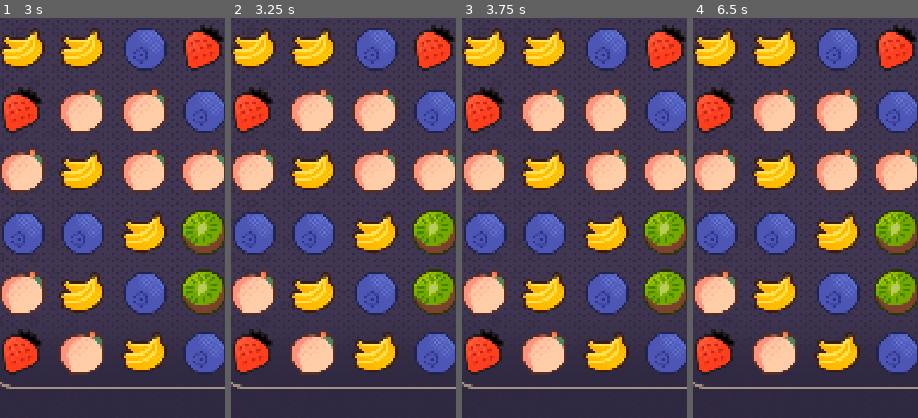
Above: before the commit, frames 1-4 (left to right).
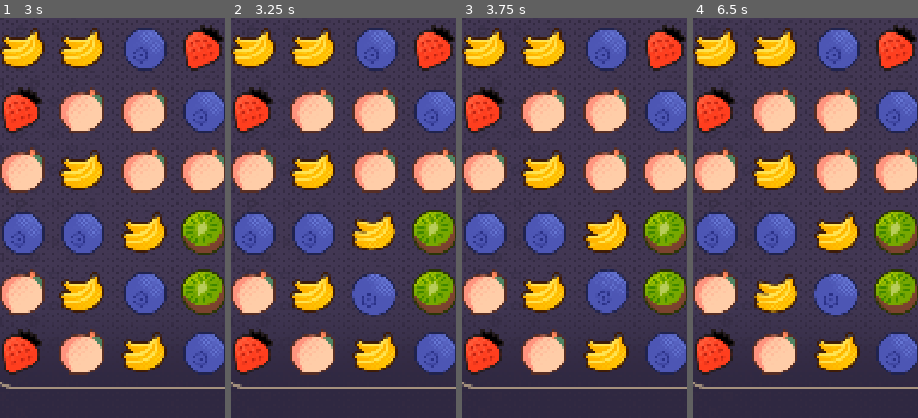
Above: after the commit, the same moments.

Repository: kakachaDev/origami-battle-godot
Game: Godot game, scene res://Assets/Scenes/game.tscn
Same seed, same stepped clock (60 frames per second), same inputs: the game is played once before the commit and once after it.
Inputs (mouse positions are % of the whole screen's width and height, from its top left):
- Up to frame 1 (3 s): click "Правила" at 0.5 s; click "Подробности" at 1.25 s; click (10, 34) at 2.02 s; click "Правила" at 2.75 s
- Up to frame 2 (3.25 s): no input
- Up to frame 3 (3.75 s): click "Подробности" at 3.5 s
- Up to frame 4 (6.5 s): click (10, 34) at 4.27 s; click "Правила" at 5 s; click "Подробности" at 5.75 s
The pictures show only the part of the screen within x 4-54%, y 50-100%; the shares and areas given below are measured in that part.

Frame 1 is identical in both runs. In frame 2, 1.3% of the frame differs, in the area x 53-75%, y 48-75%; in frame 3, 0.9%; in frame 4, 1.4%, in the area x 26-75%, y 63-75%.

Commit message:
Add hint wobble animation for valid swaps during player's turn
Two gems of a random valid match-swap gently rock back and forth after 1.5s
of inactivity; cycles to a new random hint every 3s. Hints clear instantly
when the board is busy or it's the bot's turn.

Co-Authored-By: Claude Sonnet 4.6 <noreply@anthropic.com>

Diff:
--- a/Assets/Scripts/GameBoard.gd
+++ b/Assets/Scripts/GameBoard.gd
@@ -36,6 +36,11 @@
 
 var _event_queue: Array = []
 var _move_match_count: int = 0
+
+var _hint_tweens: Dictionary = {}
+var _hint_timer: float = 1.5
+const _HINT_DELAY := 1.5
+const _HINT_INTERVAL := 3.0
 
 var _skill_targeting := false
 var _pending_skill_effect: SkillEffect = null
@@ -110,6 +115,16 @@
 	add_child(_animator)
 	mouse_filter = MOUSE_FILTER_STOP
 	_build_cells()
+
+func _process(delta: float) -> void:
+	if _current_player != 0 or is_busy:
+		_hints_clear()
+		_hint_timer = _HINT_DELAY
+		return
+	_hint_timer -= delta
+	if _hint_timer <= 0.0:
+		_hint_timer = _HINT_INTERVAL
+		_hints_update()
 
 func _build_cells() -> void:
 	_cells = []
@@ -597,6 +612,56 @@
 			result.append(p)
 	return result
 
+# ── Hint system ───────────────────────────────────────────────────────────────
+
+func _hints_update() -> void:
+	_hints_clear()
+	var swap := _hint_pick_swap()
+	if swap.size() < 2:
+		return
+	_hint_wobble(_cells[swap[0].x][swap[0].y])
+	_hint_wobble(_cells[swap[1].x][swap[1].y])
+
+func _hints_clear() -> void:
+	for cell in _hint_tweens:
+		var tw = _hint_tweens[cell]
+		if tw:
+			tw.kill()
+		if is_instance_valid(cell):
+			(cell as GemCell).rotation_degrees = 0.0
+	_hint_tweens.clear()
+
+func _hint_wobble(cell: GemCell) -> void:
+	var tw := create_tween().set_loops()
+	tw.tween_property(cell, "rotation_degrees", 7.0, 0.2).set_trans(Tween.TRANS_SINE).set_ease(Tween.EASE_IN_OUT)
+	tw.tween_property(cell, "rotation_degrees", -7.0, 0.4).set_trans(Tween.TRANS_SINE).set_ease(Tween.EASE_IN_OUT)
+	tw.tween_property(cell, "rotation_degrees", 0.0, 0.2).set_trans(Tween.TRANS_SINE).set_ease(Tween.EASE_IN_OUT)
+	_hint_tweens[cell] = tw
+
+func _hint_pick_swap() -> Array:
+	var valid: Array = []
+	for row in ROWS:
+		for col in COLS:
+			if col + 1 < COLS:
+				var a := Vector2i(row, col)
+				var b := Vector2i(row, col + 1)
+				if _hint_has_match(a, b):
+					valid.append([a, b])
+			if row + 1 < ROWS:
+				var a := Vector2i(row, col)
+				var b := Vector2i(row + 1, col)
+				if _hint_has_match(a, b):
+					valid.append([a, b])
+	if valid.is_empty():
+		return []
+	return valid[randi() % valid.size()]
+
+func _hint_has_match(pos_a: Vector2i, pos_b: Vector2i) -> bool:
+	_board.swap(pos_a, pos_b)
+	var has := not _board.find_matches().is_empty()
+	_board.swap(pos_a, pos_b)
+	return has
+
 func _expand_bomb_chain(initial: Array[Vector2i]) -> Array[Vector2i]:
 	var to_destroy: Dictionary = {}
 	var frontier: Array[Vector2i] = []
